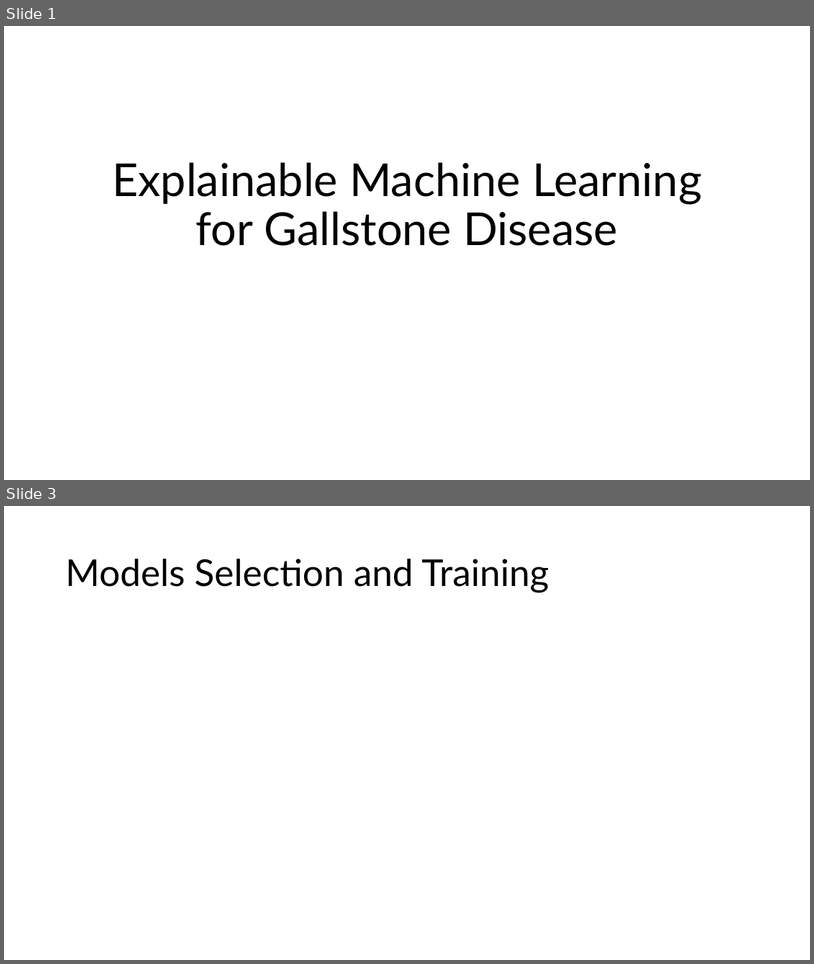
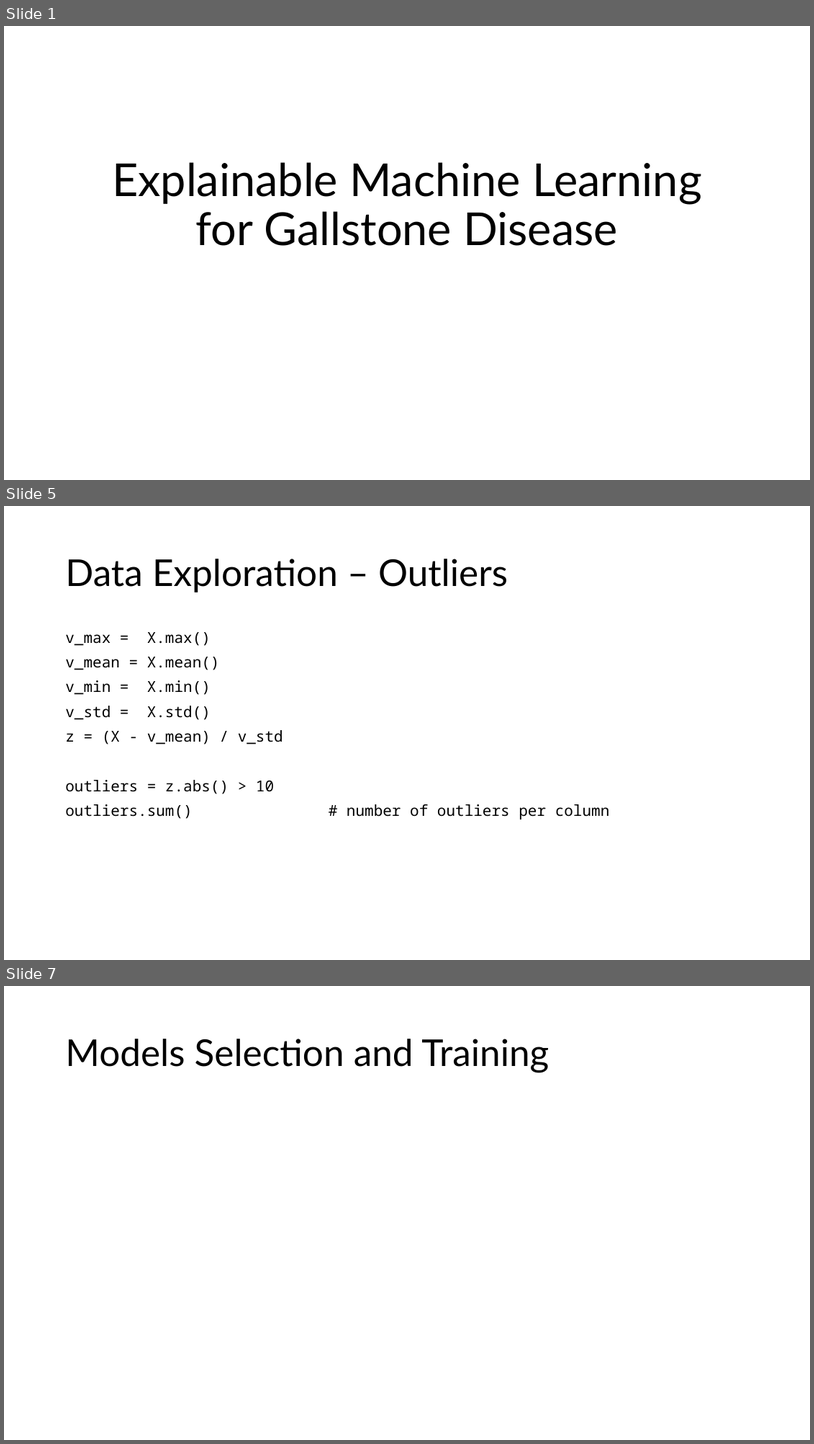
Before and after one commit to MatteoSoldini/DAT540_project, a slide deck: presentation.pptx. Shown one above the other, each under a label of ours: slides 1 and 3 before the commit, slides 1, 5 and 7 after it; the slides between them are not shown. The pictures are 814x964 and 814x1444 pixels, drawn with LibreOffice and Linux fonts; fonts in the diff are those of the drawing. Boxes give left, top, right and bottom in pixels: in the first picture for what was removed or moved away, otherwise in the second. Text is boxed around its words. In the diff, an @@ line names an element or a change of style, - is before the commit and + after.

```diff
--- a/presentation.pptx
+++ b/presentation.pptx
@@ slide 5 added at <box>4,506,810,960</box>, background #FFFFFF @@
@@ title added at <box>65,559,508,592</box>, 44 pt, text #000000 @@
+Data Exploration – Outliers
@@ text added at <box>65,632,610,819</box>, 18 pt, text #000000 @@
+v_max = X.max()
+v_mean = X.mean()
+v_min = X.min()
+v_std = X.std()
+z = (X - v_mean) / v_std
+outliers = z.abs() > 10
+outliers.sum() # number of outliers per column
@@ what was slide 3 is now slide 7 @@
```
Also in this commit, not shown: 1 slide changed, 3 other slides added, 1 other file.
